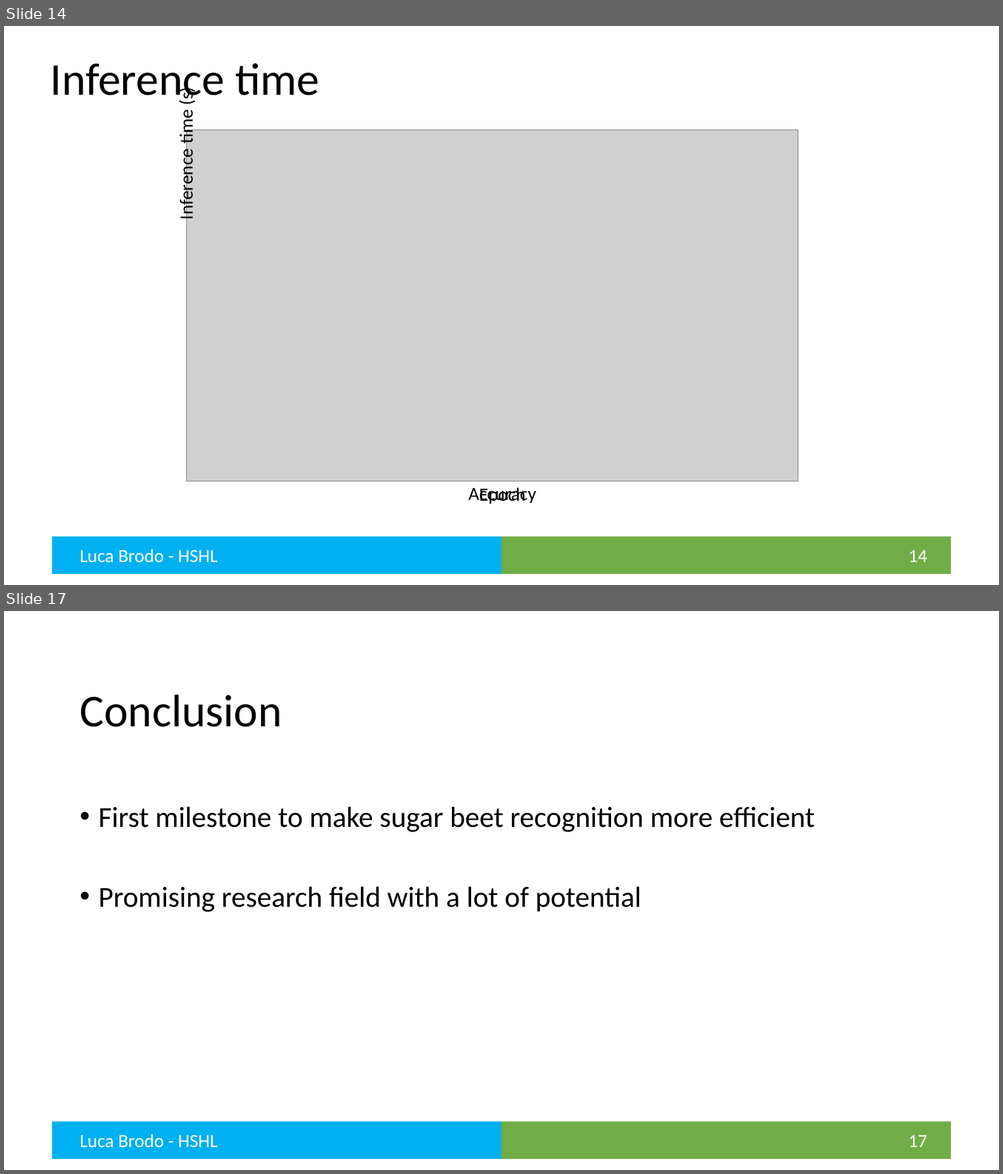
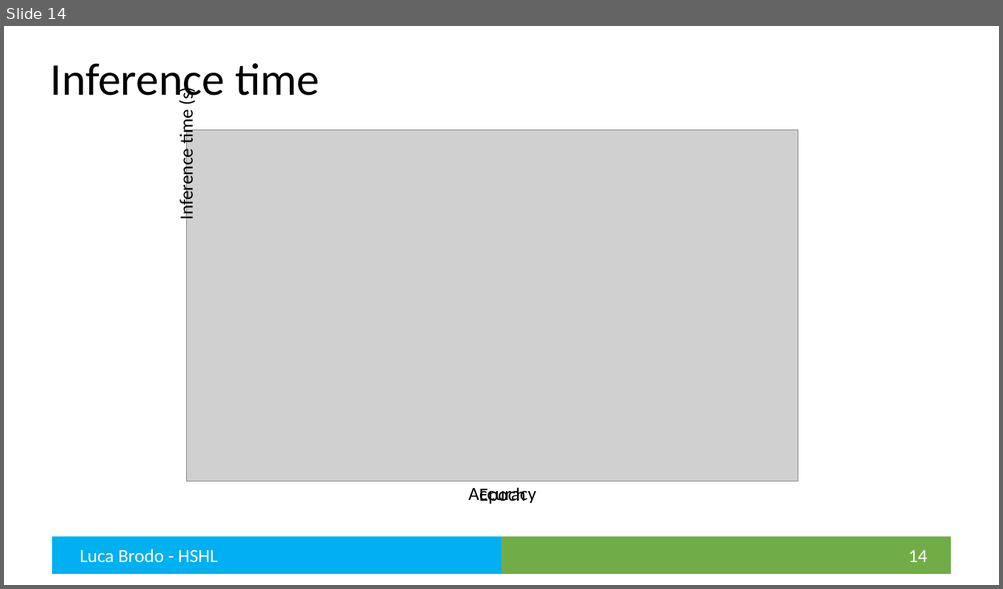
Before and after one commit to brodoluca/FinalThesisHSHL, a slide deck: Presentation/Final Presentation.pptx. Shown one above the other, each under a label of ours: slides 14 and 17 before the commit, slide 14 after it; the slides between them are not shown. The pictures are 1003x1174 and 1003x589 pixels, drawn with LibreOffice and Linux fonts; fonts in the diff are those of the drawing; grey boxes stand for pictures. Boxes give left, top, right and bottom in pixels: in the first picture for what was removed or moved away, otherwise in the second. Text is boxed around its words. In the diff, an @@ line names an element or a change of style, - is before the commit and + after.

```diff
--- a/Presentation/Final Presentation.pptx
+++ b/Presentation/Final Presentation.pptx
@@ slide 17 removed at bbox=[4, 611, 999, 1170], background #FFFFFF; not listed: 2 template elements that a slide beside it also shows @@
@@ title removed at bbox=[79, 695, 282, 727] @@
-Conclusion
@@ text removed at bbox=[99, 806, 814, 912] @@
-• First milestone to make sugar beet recognition more efficient
-• Promising research field with a lot of potential
@@ text removed at bbox=[79, 1134, 218, 1147] @@
-Luca Brodo - HSHL
@@ page number removed at bbox=[908, 1136, 928, 1147] @@
-17
```
Also in this commit, not shown: 5 slides changed, 1 slide added, 10 other files.
